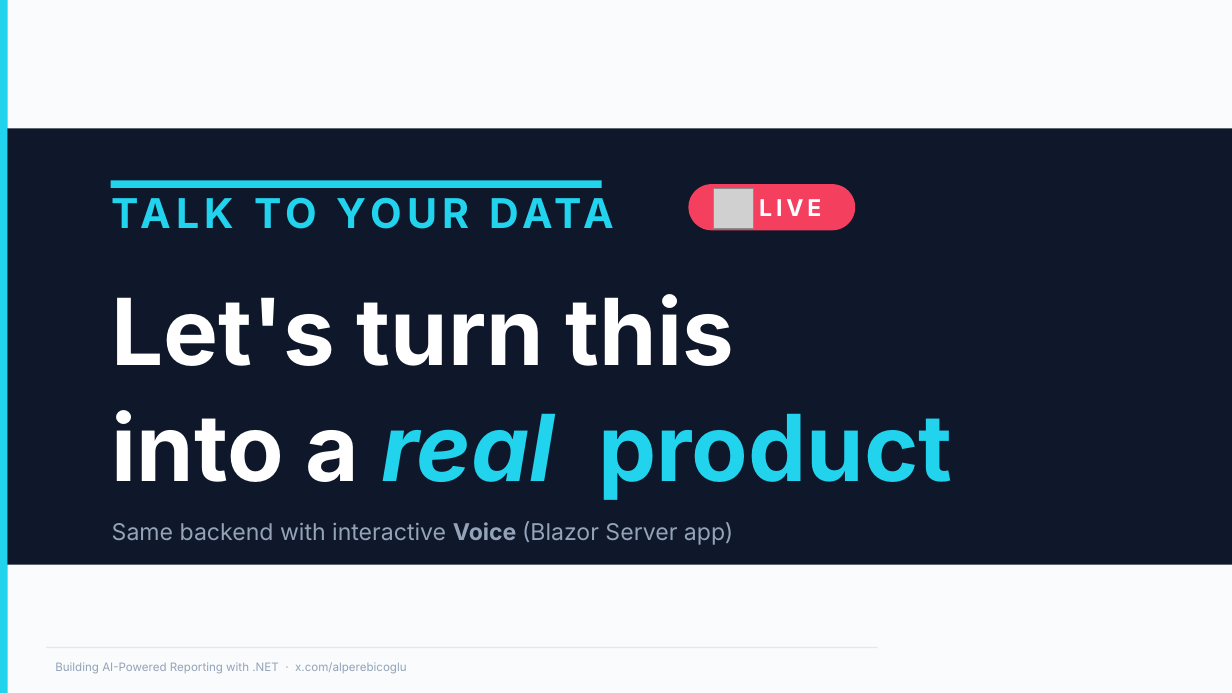
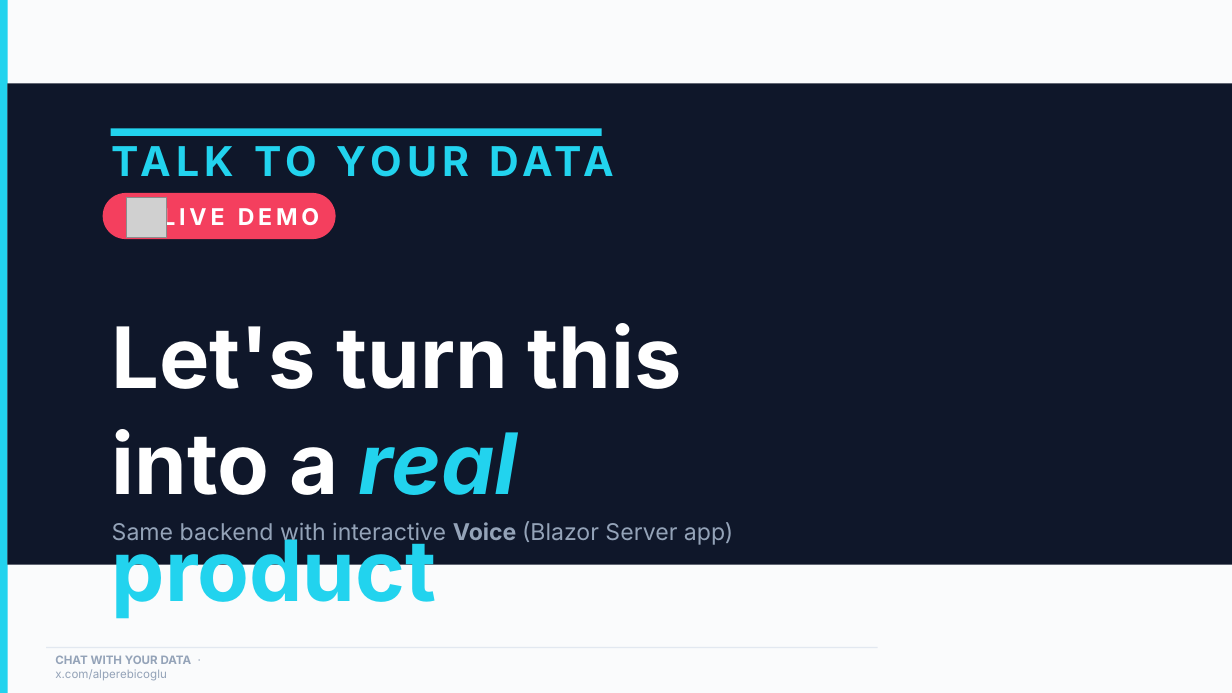
Before and after one commit to ebicoglu/chat-with-your-data-conference, a slide deck: slide 16 of Presentation.pptx. Drawn at 1232x693 pixels with LibreOffice and Linux fonts; fonts in the diff are those of the drawing; grey boxes stand for pictures; background and template pictures are left out. Boxes give left, top, right and bottom in pixels: in the first picture for what was removed or moved away, otherwise in the second. Text is boxed around its words. In the diff, an @@ line names an element or a change of style, - is before the commit and + after.

```diff
--- a/Presentation.pptx
+++ b/Presentation.pptx
@@ rectangle resized from (x1=7, y1=128, x2=1232, y2=565) to (x1=7, y1=83, x2=1232, y2=565) @@
@@ text "TALK TO YOUR DATA" moved from (x1=254, y1=197, x2=614, y2=229) to (x1=254, y1=145, x2=614, y2=177) @@
@@ rectangle moved from (x1=111, y1=180, x2=602, y2=188) to (x1=111, y1=128, x2=602, y2=136) @@
@@ rounded rectangle "LIVE DEMO" resized from (x1=689, y1=184, x2=856, y2=230) to (x1=103, y1=193, x2=335, y2=239) @@
@@ picture added at (x1=127, y1=198, x2=166, y2=238) @@
@@ text in rounded rectangle at (x1=162, y1=205, x2=319, y2=231): text changed @@
-LIVE
+LIVE DEMO
@@ picture removed at (x1=714, y1=189, x2=753, y2=228) @@
@@ text "Let's turn this into a ..." moved from (x1=112, y1=294, x2=952, y2=500) to (x1=112, y1=323, x2=682, y2=618) @@
@@ text "Let's turn this into a ..." at (x1=112, y1=323, x2=682, y2=618): size 72 to 66 pt @@
@@ text at (x1=55, y1=655, x2=192, y2=681): text changed @@
-Building AI-Powered Reporting with .NET · x.com/alperebicoglu
+CHAT WITH YOUR DATA · x.com/alperebicoglu
```
Also in this commit, not shown: 19 other slides changed.
